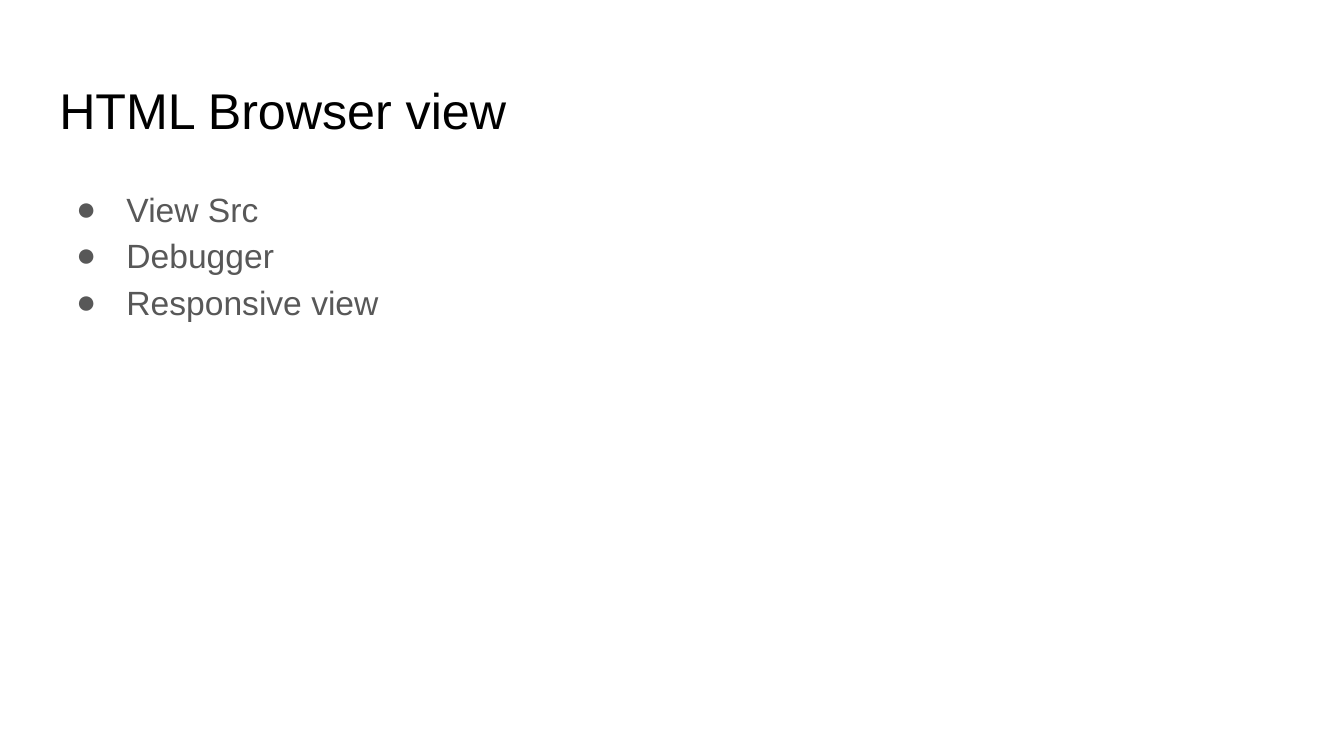
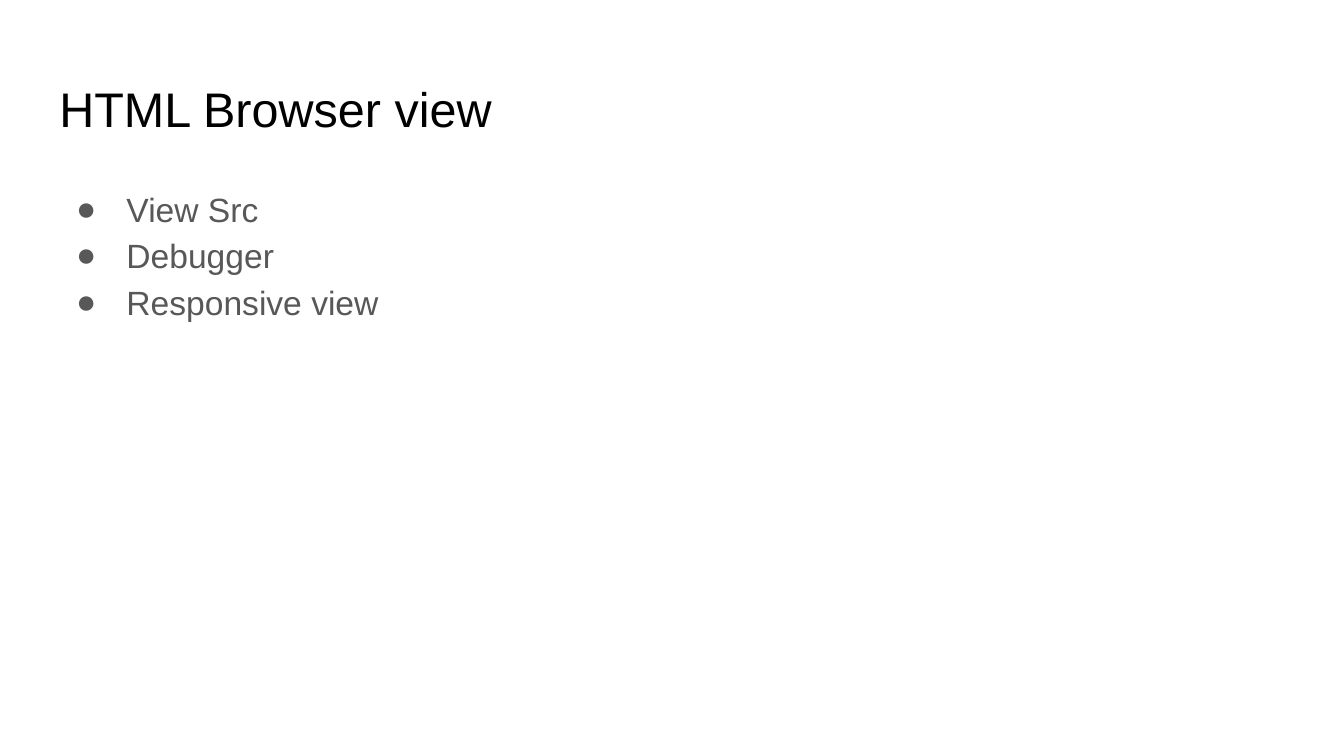
Before and after one commit to vishwanantha/javascript-101, a slide deck: slide 2 of ppt/000a - HTML Basics.pptx. Drawn at 1344x756 pixels with LibreOffice and Linux fonts; fonts in the diff are those of the drawing; background and template pictures are left out. Boxes give left, top, right and bottom in pixels: in the first picture for what was removed or moved away, otherwise in the second. Text is boxed around its words. In the diff, an @@ line names an element or a change of style, - is before the commit and + after.

```diff
--- a/ppt/000a - HTML Basics.pptx
+++ b/ppt/000a - HTML Basics.pptx
@@ title "HTML Browser view" at box(59, 92, 492, 128): size 26.9 to 26 pt @@
```
Also in this commit, not shown: 5 other slides changed, 1 slide added, 4 other files.
